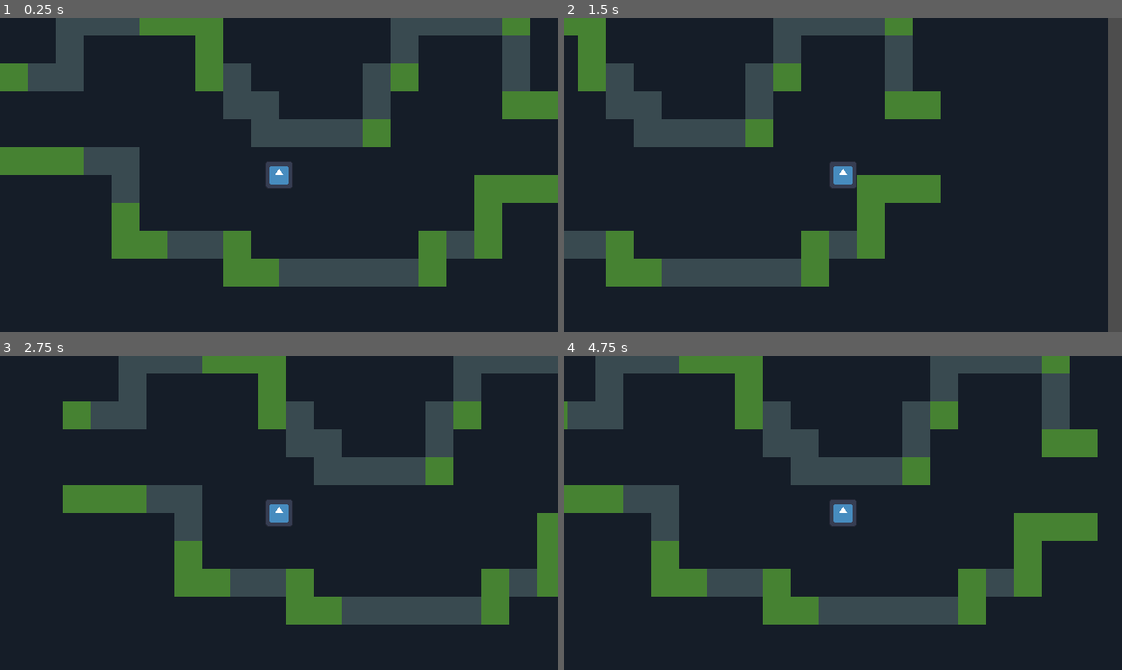
Above: before the commit, frames 1-4 (two rows, left to right).
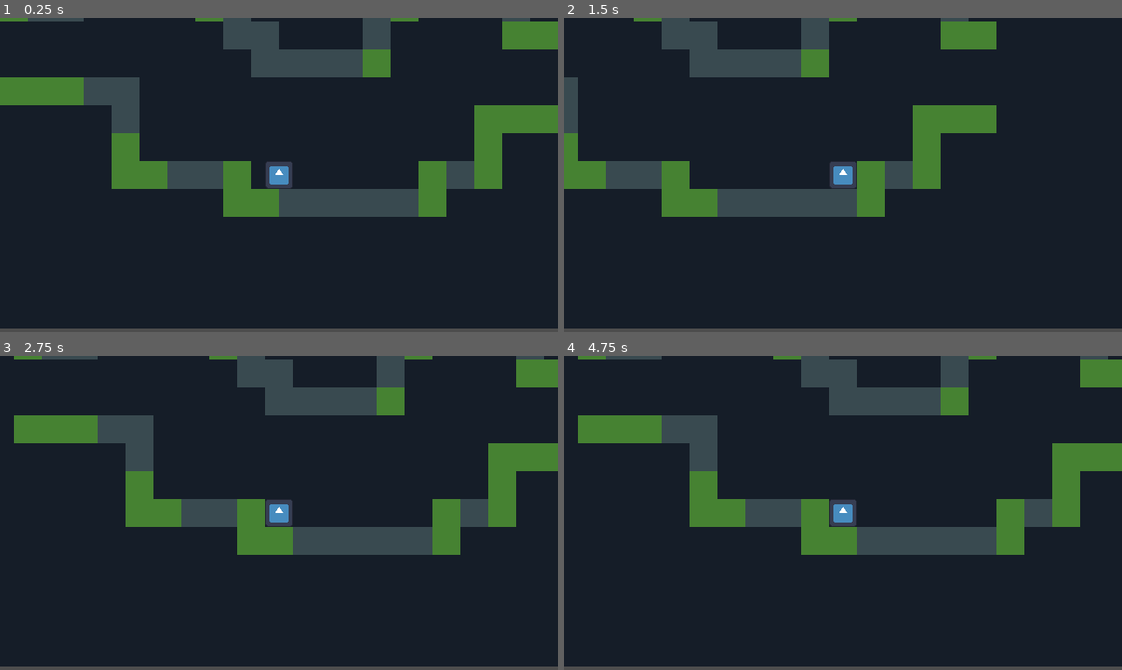
Above: after the commit, the same moments.

Repository: FoxParadeAFK/Specter-Sforzando
Game: Godot game, scene res://scenes/tests/test_player_scene.tscn
Two runs of this game, one before a commit and one after it. Both use one fixed random seed, a clock stepped at 60 frames per second and the inputs below. The engine's default icon, where the game draws it, is replaced by a stand-in: a white triangle on a blue panel in a dark square.
Inputs:
- Up to frame 1 (0.25 s): no input
- Up to frame 2 (1.5 s): tap Enter (ui_accept) at 0.5, 0.77 s; hold Right (ui_right) from 0.53 s (still down)
- Up to frame 3 (2.75 s): tap Enter (ui_accept) at 1.52, 2 s; release Right (ui_right) at 2.03 s; hold Left (ui_left) from 2.03 s (still down)
- Up to frame 4 (4.75 s): release Left (ui_left) at 2.78 s; hold Right (ui_right) 2.78-4.28 s; tap Enter (ui_accept) at 3.02, 3.77, 4.25, 4.52 s; hold Left (ui_left) from 4.28 s (still down)

The runs differ from the first frame. In frame 1, 39% of the frame differs, in the area x 0-100%, y 0-100%; in frame 2, 31%; in frame 3, 34%; in frame 4, 37%.

Commit message:
Basic in air state

Diff:
--- a/specter-sforzando/scenes/player.tscn
+++ b/specter-sforzando/scenes/player.tscn
@@ -4,6 +4,7 @@
 [ext_resource type="Script" uid="uid://bxkry2svf1k24" path="res://scripts/player/player.gd" id="1_g2els"]
 [ext_resource type="Script" uid="uid://b6aa5bsmmqtev" path="res://scripts/player/idle_state.gd" id="2_qhqgy"]
 [ext_resource type="Script" uid="uid://c8d3tvcih1a6d" path="res://scripts/player/move_state.gd" id="3_dqkch"]
+[ext_resource type="Script" uid="uid://cftbrqteor10o" path="res://scripts/player/in_air_state.gd" id="4_qlg0r"]
 
 [sub_resource type="RectangleShape2D" id="RectangleShape2D_3vyb7"]
 size = Vector2(8, 8)
@@ -21,6 +22,10 @@
 script = ExtResource("3_dqkch")
 metadata/_custom_type_script = "uid://c8d3tvcih1a6d"
 
+[node name="InAirState" type="Node2D" parent="FiniteStateMachine" unique_id=1131267886]
+script = ExtResource("4_qlg0r")
+metadata/_custom_type_script = "uid://cftbrqteor10o"
+
 [node name="Sprite2D" type="Sprite2D" parent="." unique_id=1459584434]
 scale = Vector2(0.0625, 0.0625)
 texture = ExtResource("1_3vyb7")
--- a/specter-sforzando/scripts/player/idle_state.gd
+++ b/specter-sforzando/scripts/player/idle_state.gd
@@ -4,7 +4,9 @@
 	player.velocity.x = 0
 
 func physics_update(_delta: float) -> void:
-	if player.horizontal_input != 0:
+	if not player.is_on_floor():
+		player.transition_state(player.in_air_state)
+	elif player.horizontal_input != 0:
 		player.transition_state(player.move_state)
 
 func exit() -> void: pass
--- /dev/null
+++ b/specter-sforzando/scripts/player/in_air_state.gd
@@ -0,0 +1,13 @@
+class_name InAirState extends State
+
+func enter() -> void: pass
+
+func physics_update(_delta: float) -> void:
+	player.velocity += player.get_gravity() * _delta
+
+	if player.is_on_floor() and player.horizontal_input != 0:
+		player.transition_state(player.move_state)
+	elif player.is_on_floor() and player.horizontal_input == 0:
+		player.transition_state(player.idle_state)
+
+func exit() -> void: pass
--- a/specter-sforzando/scripts/player/move_state.gd
+++ b/specter-sforzando/scripts/player/move_state.gd
@@ -5,7 +5,9 @@
 func physics_update(_delta: float) -> void:
 	player.velocity.x = player.horizontal_input * 100
 
-	if player.horizontal_input == 0:
+	if not player.is_on_floor():
+		player.transition_state(player.in_air_state)
+	elif player.horizontal_input == 0:
 		player.transition_state(player.idle_state)
 
 func exit() -> void: pass
--- a/specter-sforzando/scripts/player/player.gd
+++ b/specter-sforzando/scripts/player/player.gd
@@ -11,6 +11,7 @@
 var current_state: State
 var idle_state: IdleState
 var move_state: MoveState
+var in_air_state: InAirState
 
 var horizontal_input: float
 
@@ -19,6 +20,8 @@
 	idle_state.engage(self, "idle")
 	move_state = get_node_or_null("FiniteStateMachine/MoveState")
 	move_state.engage(self, "move")
+	in_air_state = get_node_or_null("FiniteStateMachine/InAirState")
+	in_air_state.engage(self, "in air")
 	transition_state(idle_state)
 
 func _physics_process(_delta: float) -> void:
Not shown, added: specter-sforzando/scripts/player/in_air_state.gd.uid
